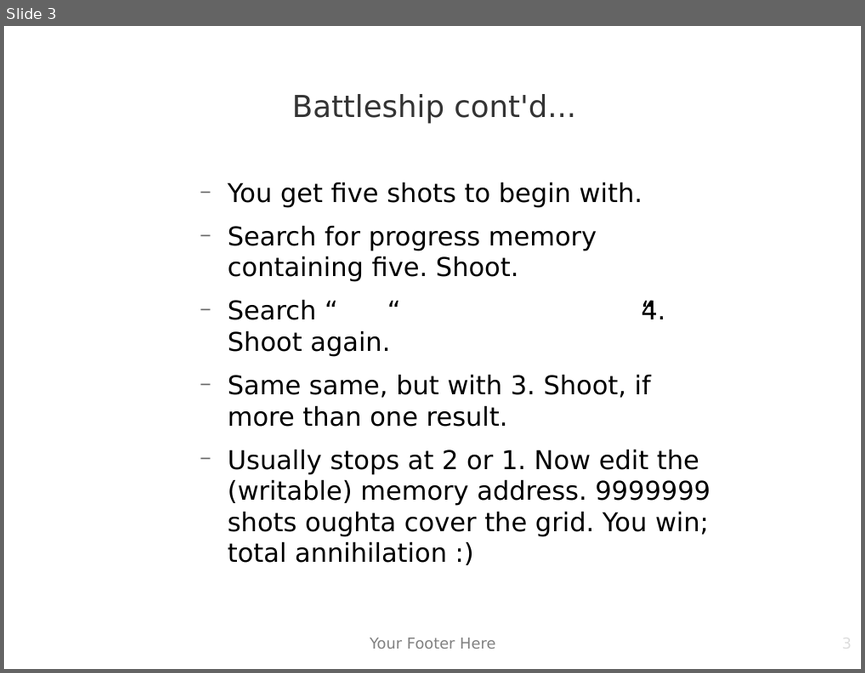
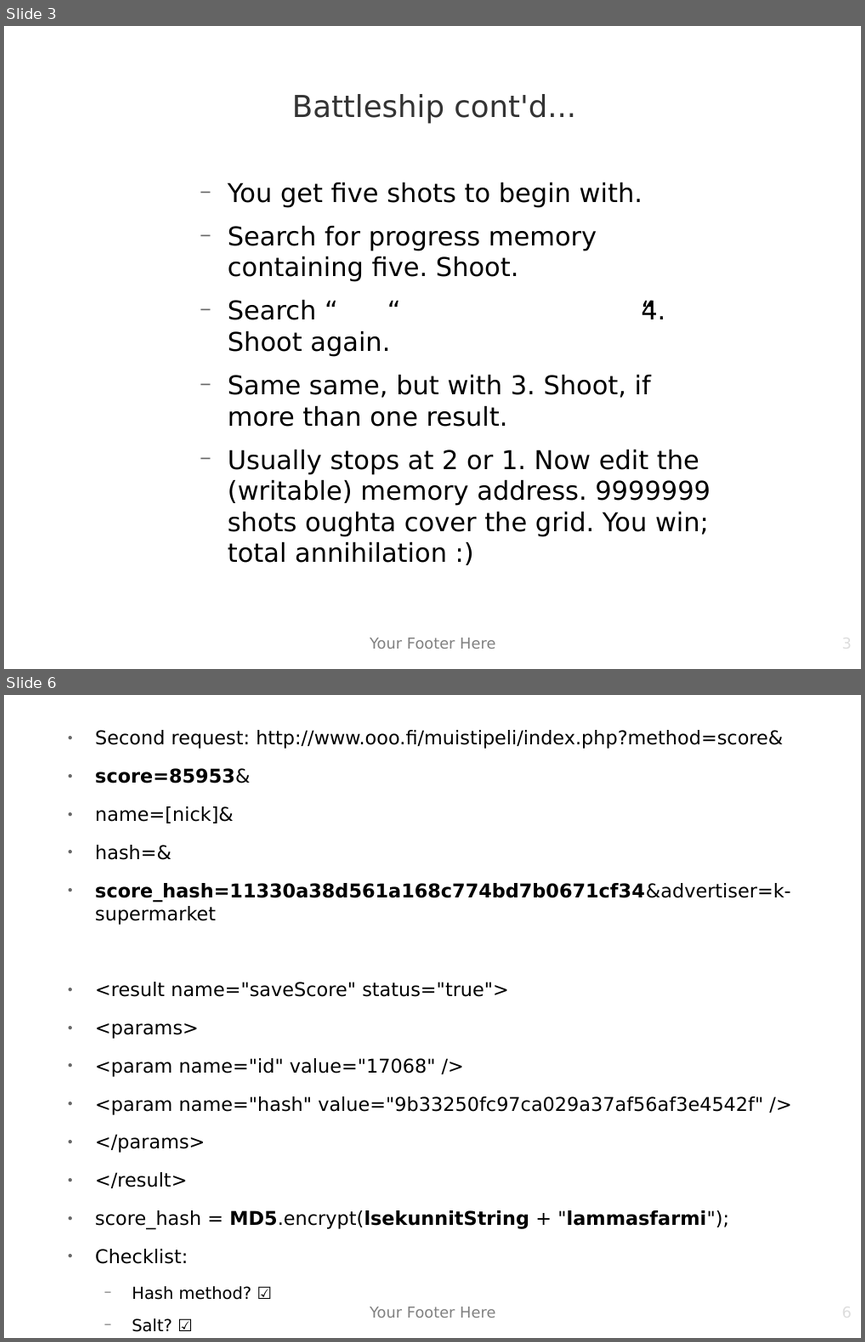
Before and after one commit to matiasw/disobey.fi-presentation, a slide deck: presis.odp. Shown one above the other, each under a label of ours: slide 3 before the commit, slides 3 and 6 after it; the slides between them are not shown. The pictures are 865x673 and 865x1342 pixels, drawn with LibreOffice and Linux fonts; fonts in the diff are those of the drawing; background and template pictures are left out. Boxes give left, top, right and bottom in pixels: in the first picture for what was removed or moved away, otherwise in the second. Text is boxed around its words. In the diff, an @@ line names an element or a change of style, - is before the commit and + after.

```diff
--- a/presis.odp
+++ b/presis.odp
@@ slide 6 added at [4,695,861,1338], background picture (left out) @@
@@ text added at [95,730,791,1299], 17.6 pt, text #000000 @@
+● Second request: http://www.ooo.fi/muistipeli/index.php?method=score&
+● score=85953&
+● name=[nick]&
+● hash=&
+● score_hash=11330a38d561a168c774bd7b0671cf34&advertiser=k-supermarket
+● <result name="saveScore" status="true">
+● <params>
+● <param name="id" value="17068" />
+● <param name="hash" value="9b33250fc97ca029a37af56af3e4542f" />
+● </params>
+● </result>
+● score_hash = MD5.encrypt(lsekunnitString + "lammasfarmi");
+● Checklist:
+  − Hash method? ☑
+  − Salt? ☑
+  − Seed? ☑
@@ text added at [370,1306,495,1317], 14 pt, text #808080 @@
+Your Footer Here
@@ page number added at [653,1303,852,1338], 14 pt, text #DDDDDD @@
+6
```
Also in this commit, not shown: 1 slide changed, 7 other slides added, 1 other file.
